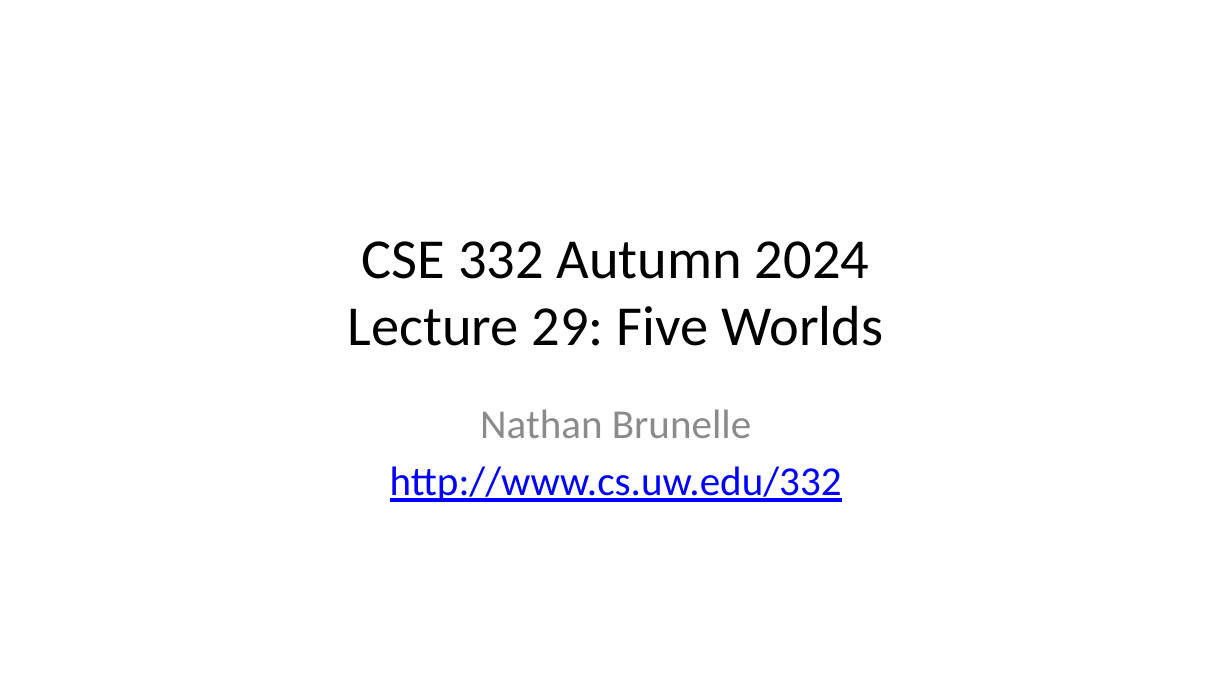
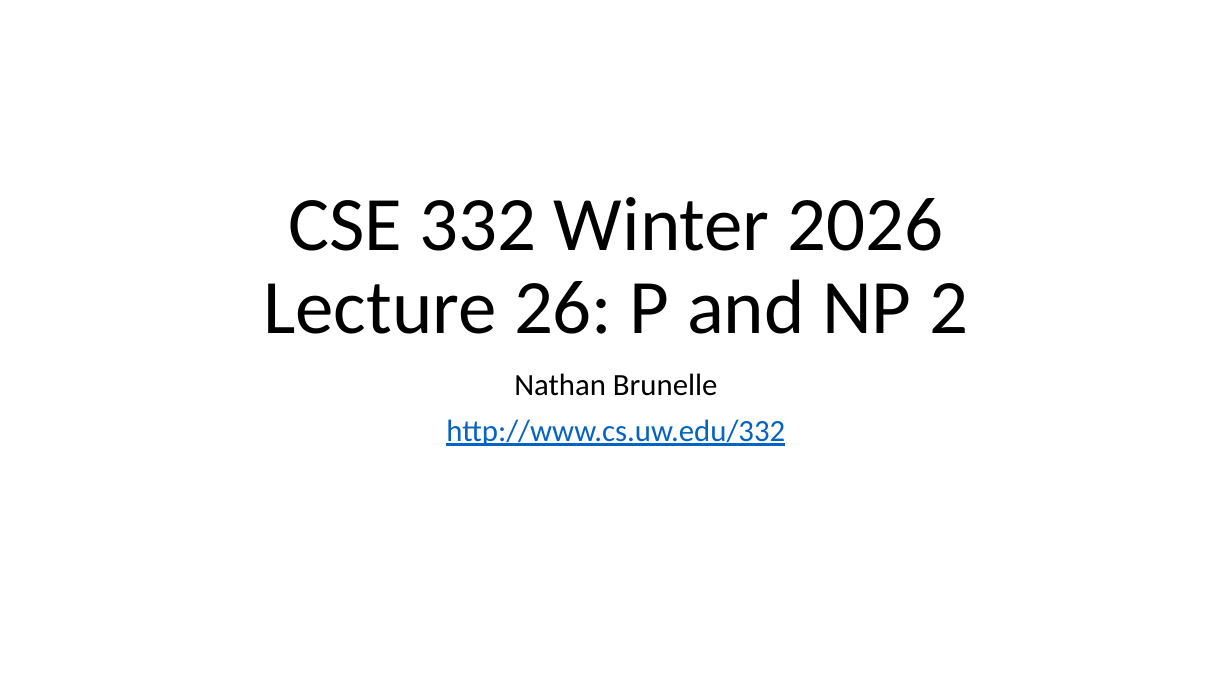
Before and after one commit to natebrunelle/cse332, a slide deck: slide 1 of markdown/files/slides/lecture27_fiveworlds.pptx. Drawn at 1232x693 pixels with LibreOffice and Linux fonts; fonts in the diff are those of the drawing. Boxes give left, top, right and bottom in pixels: in the first picture for what was removed or moved away, otherwise in the second. Text is boxed around its words. In the diff, an @@ line names an element or a change of style, - is before the commit and + after.

```diff
--- a/markdown/files/slides/lecture27_fiveworlds.pptx
+++ b/markdown/files/slides/lecture27_fiveworlds.pptx
@@ title "CSE 332 Winter 2026 Lecture ..." at [263, 197, 968, 334]: vertical alignment middle to bottom @@
@@ title at [263, 197, 968, 334]: text changed; size 44 to 60 pt @@
-CSE 332 Autumn 2024
-Lecture 29: Five Worlds
+CSE 332 Winter 2026
+Lecture 26: P and NP 2
@@ subtitle "Nathan Brunelle": place and size @@
-subtitle "Nathan Brunelle" at [390, 409, 842, 502]
+subtitle "Nathan Brunelle" at [446, 373, 785, 446]
@@ subtitle "Nathan Brunelle" at [446, 373, 785, 446]: size 32 to 24 pt; text colour #8C8C8C to #000000 in "Nathan Brunelle"; text colour #0000FF to #0563C1 in "http://www.cs.uw.edu/332"; line spacing 1 to 0.9; more space between paragraphs @@
```
Also in this commit, not shown: 12 other slides changed, 2 slides added, 1 slide removed, 7 other files.
